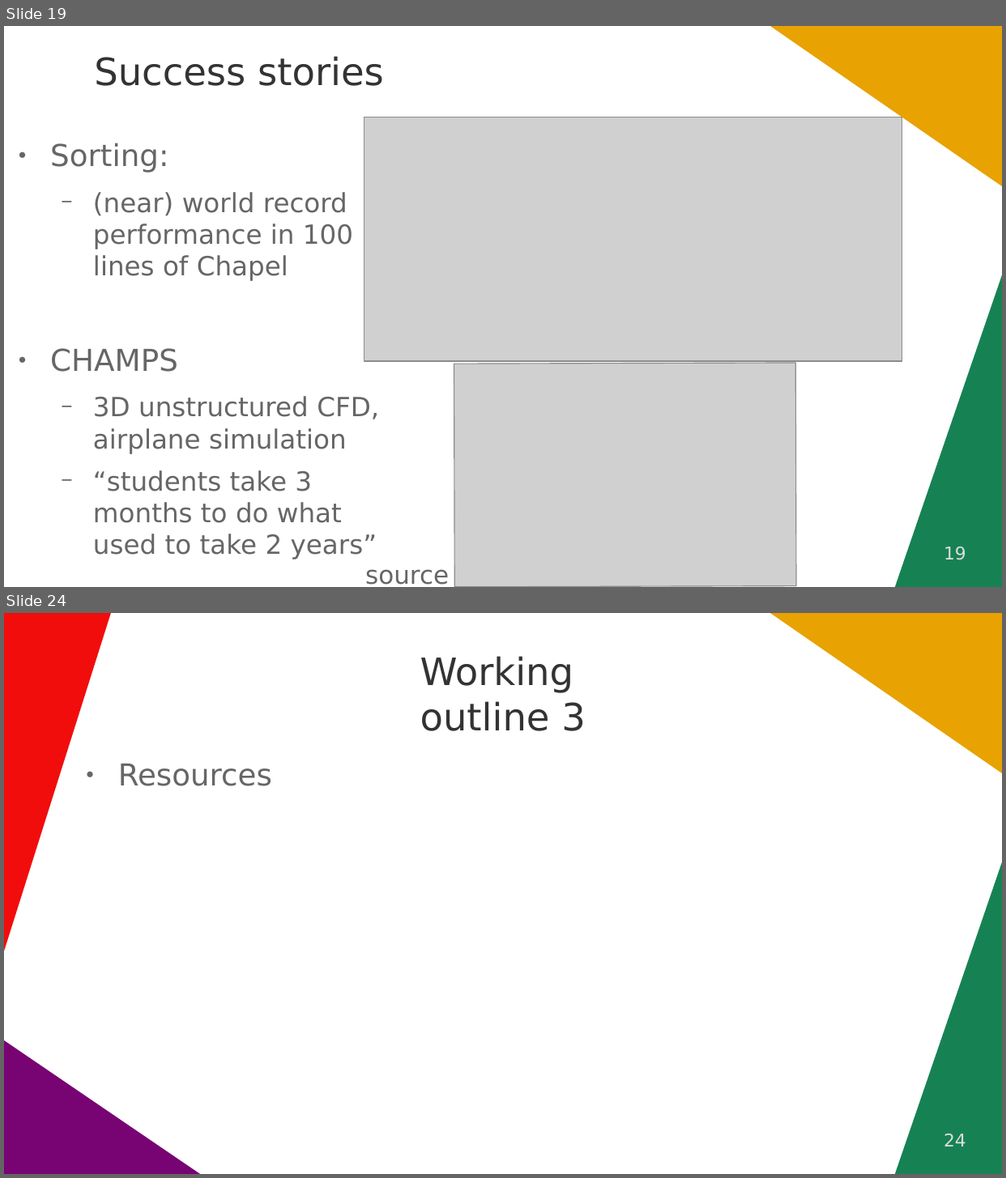
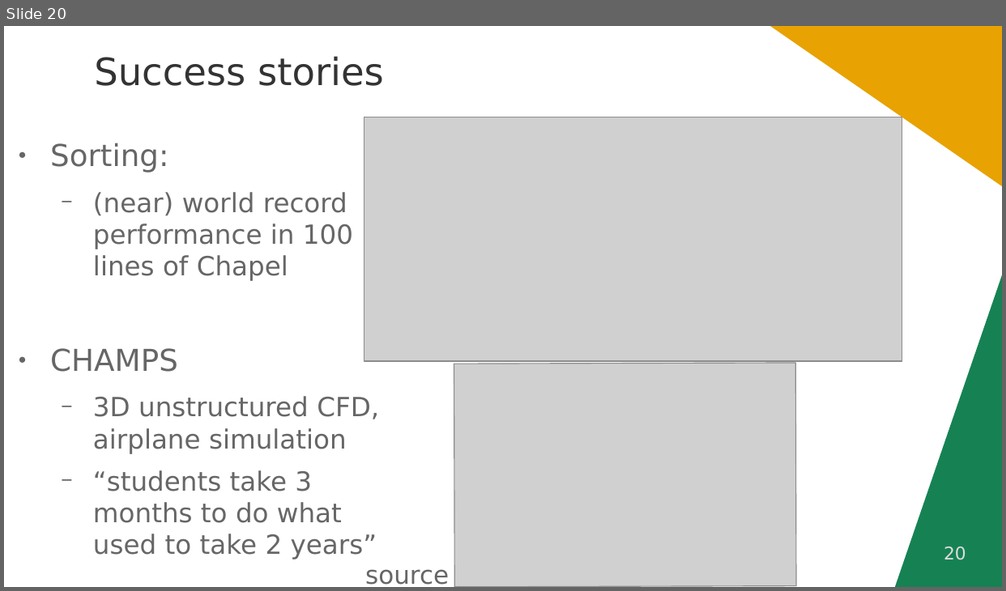
Before and after one commit to ghbrown/chapel-introduction, a slide deck: User introduction to Chapel - G. H. Brown.odp. Shown one above the other, each under a label of ours: slides 19 and 24 before the commit, slide 20 after it; the slides between them are not shown. The pictures are 1006x1178 and 1006x591 pixels, drawn with LibreOffice and Linux fonts; fonts in the diff are those of the drawing; grey boxes stand for pictures. Boxes give left, top, right and bottom in pixels: in the first picture for what was removed or moved away, otherwise in the second. Text is boxed around its words. In the diff, an @@ line names an element or a change of style, - is before the commit and + after.

```diff
--- a/User introduction to Chapel - G. H. Brown.odp
+++ b/User introduction to Chapel - G. H. Brown.odp
@@ slide 24 removed at [4,613,1002,1174], background #FFFFFF; not listed: 4 template elements that a slide beside it also shows @@
@@ title removed at [420,656,586,731] @@
-Working
-outline 3
@@ text removed at [118,764,272,786] @@
-● Resources
@@ page number removed at [944,1134,966,1147] @@
-24
@@ what was slide 19 is now slide 20 @@
@@ page number at [944,547,966,561]: text changed @@
-19
+20
```
Also in this commit, not shown: 5 slides changed, 1 slide added, 3 other slides removed, 1 other file.
